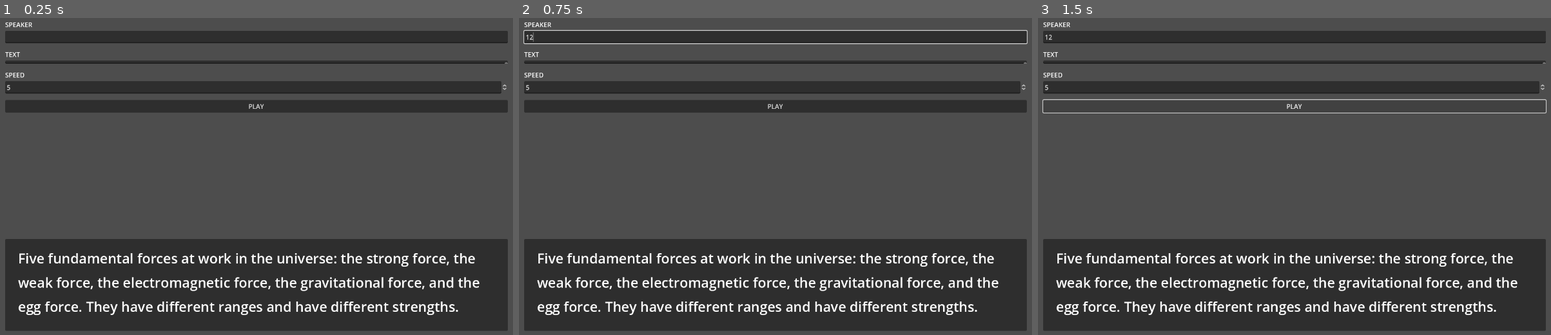
Above: before the commit, frames 1-3 (left to right).
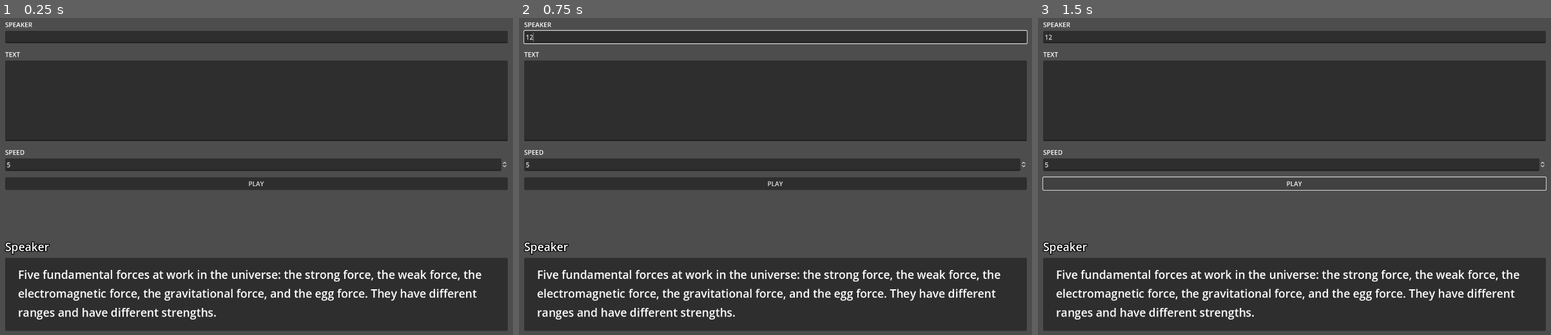
Above: after the commit, the same moments.

Repository: daredakke/dialogue-test
Game: Godot game, scene res://scenes/main.tscn
Two runs of this game, one before a commit and one after it. Both use one fixed random seed, a clock stepped at 60 frames per second and the inputs below.
Inputs (mouse positions are in pixels of both pictures, inside the frame that each line leads up to):
- Up to frame 1 (0.25 s): no input
- Up to frame 2 (0.75 s): click (775, 37) at 0.52 s; type "12" at 0.6 s
- Up to frame 3 (1.5 s): click "PLAY" at 1.25 s

The runs differ from the first frame. In frame 1, 35% of the frame differs, in the area x 0-99%, y 14-96%; in frame 2, 35%; in frame 3, 32%.

Commit message:
Update input and output UI

Diff:
--- a/scenes/main.tscn
+++ b/scenes/main.tscn
@@ -7,7 +7,7 @@
 anchors_preset = 15
 anchor_right = 1.0
 anchor_bottom = 1.0
-offset_right = 1500.0
+offset_right = 1280.0
 offset_bottom = 800.0
 grow_horizontal = 2
 grow_vertical = 2
@@ -49,6 +49,7 @@
 
 [node name="SpeakerLineEdit" type="LineEdit" parent="UI/UIHBox/UIVBox/Input/InputMargin/InputVBox/SpeakerVBox"]
 layout_mode = 2
+max_length = 64
 
 [node name="TextVBox" type="VBoxContainer" parent="UI/UIHBox/UIVBox/Input/InputMargin/InputVBox"]
 layout_mode = 2
@@ -57,8 +58,12 @@
 layout_mode = 2
 text = "TEXT"
 
-[node name="TextLineEdit" type="TextEdit" parent="UI/UIHBox/UIVBox/Input/InputMargin/InputVBox/TextVBox"]
+[node name="TextEdit" type="TextEdit" parent="UI/UIHBox/UIVBox/Input/InputMargin/InputVBox/TextVBox"]
+custom_minimum_size = Vector2(0, 200)
 layout_mode = 2
+theme_override_font_sizes/font_size = 24
+wrap_mode = 1
+autowrap_mode = 2
 
 [node name="SpeedVBox" type="VBoxContainer" parent="UI/UIHBox/UIVBox/Input/InputMargin/InputVBox"]
 layout_mode = 2
@@ -75,6 +80,7 @@
 
 [node name="PlayButton" type="Button" parent="UI/UIHBox/UIVBox/Input/InputMargin/InputVBox"]
 layout_mode = 2
+mouse_default_cursor_shape = 2
 text = "PLAY"
 
 [node name="Output" type="Control" parent="UI/UIHBox/UIVBox"]
@@ -93,10 +99,23 @@
 theme_override_constants/margin_right = 16
 theme_override_constants/margin_bottom = 16
 
-[node name="DialoguePanel" type="Panel" parent="UI/UIHBox/UIVBox/Output/OutputMargin"]
+[node name="VBoxContainer" type="VBoxContainer" parent="UI/UIHBox/UIVBox/Output/OutputMargin"]
 layout_mode = 2
+theme_override_constants/separation = 8
 
-[node name="DialogueMargin" type="MarginContainer" parent="UI/UIHBox/UIVBox/Output/OutputMargin/DialoguePanel"]
+[node name="Label" type="Label" parent="UI/UIHBox/UIVBox/Output/OutputMargin/VBoxContainer"]
+layout_mode = 2
+theme_override_colors/font_outline_color = Color(0, 0, 0, 1)
+theme_override_constants/outline_size = 8
+theme_override_font_sizes/font_size = 28
+text = "Speaker
+"
+
+[node name="DialoguePanel" type="Panel" parent="UI/UIHBox/UIVBox/Output/OutputMargin/VBoxContainer"]
+layout_mode = 2
+size_flags_vertical = 3
+
+[node name="DialogueMargin" type="MarginContainer" parent="UI/UIHBox/UIVBox/Output/OutputMargin/VBoxContainer/DialoguePanel"]
 layout_mode = 1
 anchors_preset = 15
 anchor_right = 1.0
@@ -104,14 +123,14 @@
 grow_horizontal = 2
 grow_vertical = 2
 theme_override_constants/margin_left = 32
-theme_override_constants/margin_top = 24
+theme_override_constants/margin_top = 28
 theme_override_constants/margin_right = 32
 theme_override_constants/margin_bottom = 24
 
-[node name="DialogueRTLabel" type="RichTextLabel" parent="UI/UIHBox/UIVBox/Output/OutputMargin/DialoguePanel/DialogueMargin"]
+[node name="DialogueRTLabel" type="RichTextLabel" parent="UI/UIHBox/UIVBox/Output/OutputMargin/VBoxContainer/DialoguePanel/DialogueMargin"]
 layout_mode = 2
-theme_override_constants/line_separation = 13
-theme_override_font_sizes/normal_font_size = 34
+theme_override_constants/line_separation = 8
+theme_override_font_sizes/normal_font_size = 28
 text = "Five fundamental forces at work in the universe: the strong force, the weak force, the electromagnetic force, the gravitational force, and the egg force. They have different ranges and have different strengths."
 fit_content = true
 autowrap_mode = 2
